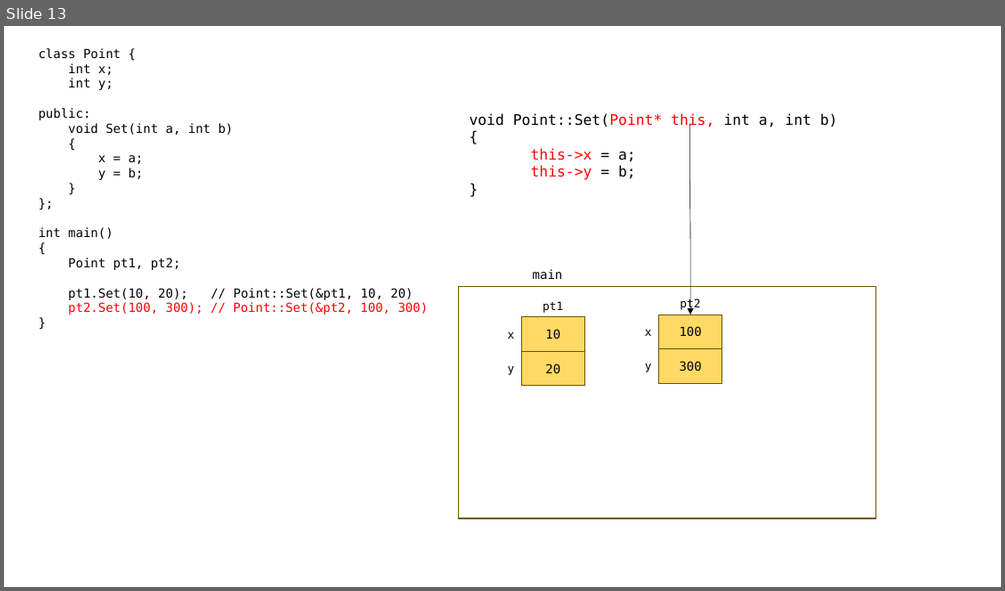
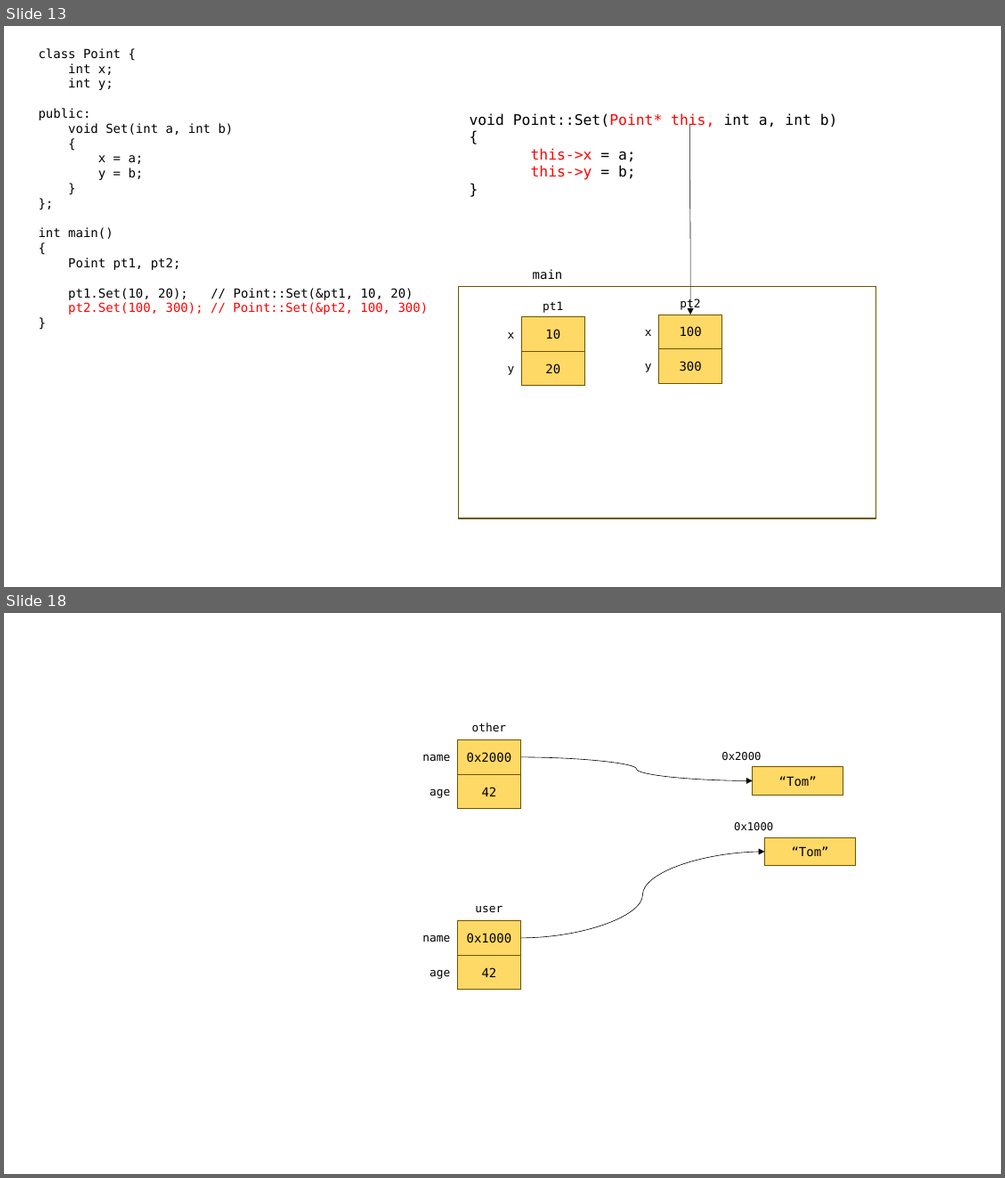
Before and after one commit to loopinf/hyundai_230612, a slide deck: 230612.pptx. Shown one above the other, each under a label of ours: slide 13 before the commit, slides 13 and 18 after it; the slides between them are not shown. The pictures are 1005x591 and 1005x1178 pixels, drawn with LibreOffice and Linux fonts; fonts in the diff are those of the drawing. Boxes give left, top, right and bottom in pixels: in the first picture for what was removed or moved away, otherwise in the second. Text is boxed around its words. In the diff, an @@ line names an element or a change of style, - is before the commit and + after.

```diff
--- a/230612.pptx
+++ b/230612.pptx
@@ slide 18 added at <box>4,613,1001,1174</box>, background #FFFFFF @@
@@ rectangle added at <box>458,740,521,774</box>, fill #FFD966, outline #705400 1 pt, 12 pt, text #000000 @@
+0x2000
@@ text added at <box>472,722,507,731</box>, 11 pt, text #000000 @@
+other
@@ text added at <box>422,755,450,761</box>, 11 pt, text #000000 @@
+name
@@ curved arrow added from (521, 757) to (752, 780), #000000 0.5 pt @@
@@ text added at <box>721,752,760,760</box>, 10.5 pt, text #000000 @@
+0x2000
@@ rectangle added at <box>752,767,843,795</box>, fill #FFD966, outline #705400 1 pt, 12 pt, text #000000 @@
+“Tom”
@@ text added at <box>429,789,450,798</box>, 11 pt, text #000000 @@
+age
@@ rectangle added at <box>458,774,521,809</box>, fill #FFD966, outline #705400 1 pt, 12 pt, text #000000 @@
+42
@@ text added at <box>734,822,773,830</box>, 10.5 pt, text #000000 @@
+0x1000
@@ curved arrow added from (521, 938) to (764, 852), #000000 0.5 pt @@
@@ rectangle added at <box>764,837,855,865</box>, fill #FFD966, outline #705400 1 pt, 12 pt, text #000000 @@
+“Tom”
@@ text added at <box>475,906,502,913</box>, 11 pt, text #000000 @@
+user
@@ rectangle added at <box>458,920,521,955</box>, fill #FFD966, outline #705400 1 pt, 12 pt, text #000000 @@
+0x1000
@@ text added at <box>422,935,450,941</box>, 11 pt, text #000000 @@
+name
@@ rectangle added at <box>458,955,521,989</box>, fill #FFD966, outline #705400 1 pt, 12 pt, text #000000 @@
+42
@@ text added at <box>429,970,450,979</box>, 11 pt, text #000000 @@
+age
```
Also in this commit, not shown: 4 other slides added, 2 other files.
